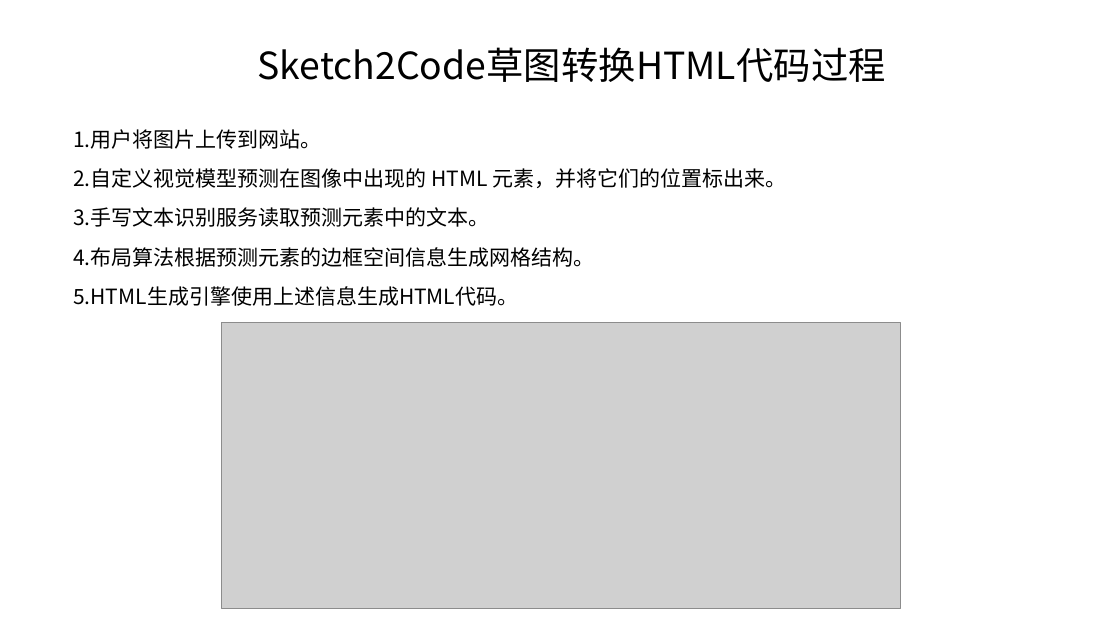
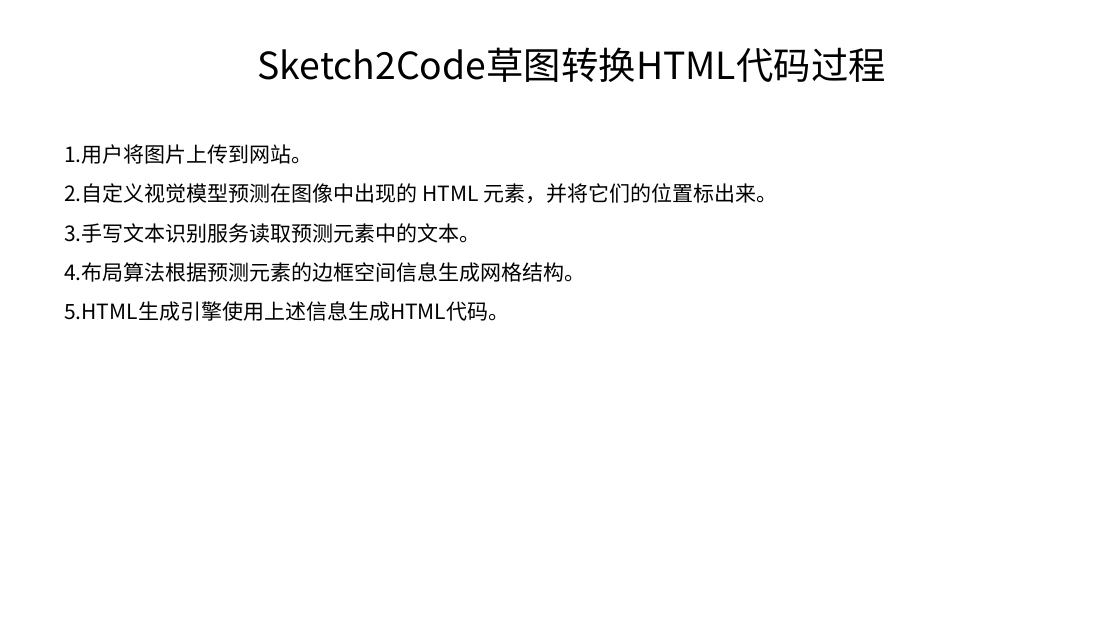
Before and after one commit to TJUGraphics/mseh, a slide deck: slide 1 of 现代软工.pptx. Drawn at 1120x630 pixels with LibreOffice and Linux fonts; fonts in the diff are those of the drawing; grey boxes stand for pictures. Boxes give left, top, right and bottom in pixels: in the first picture for what was removed or moved away, otherwise in the second. Text is boxed around its words. In the diff, an @@ line names an element or a change of style, - is before the commit and + after.

```diff
--- a/现代软工.pptx
+++ b/现代软工.pptx
@@ text "1.用户将图片上传到网站。": place and size @@
-text "1.用户将图片上传到网站。" at box(73, 129, 786, 306)
+text "1.用户将图片上传到网站。" at box(64, 144, 777, 321)
@@ picture removed at box(222, 322, 901, 608) @@
```
Also in this commit, not shown: 3 slides added.
